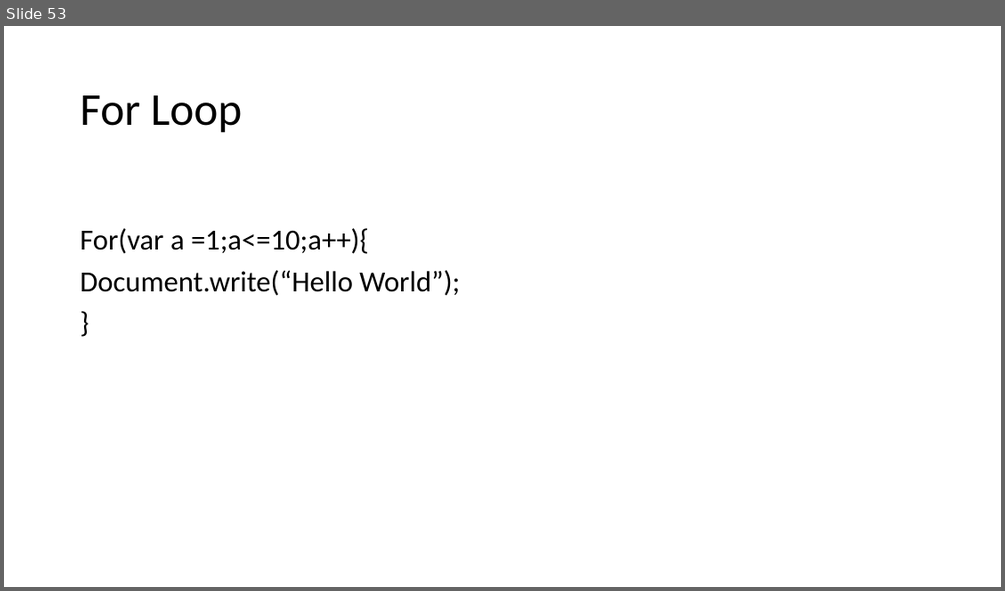
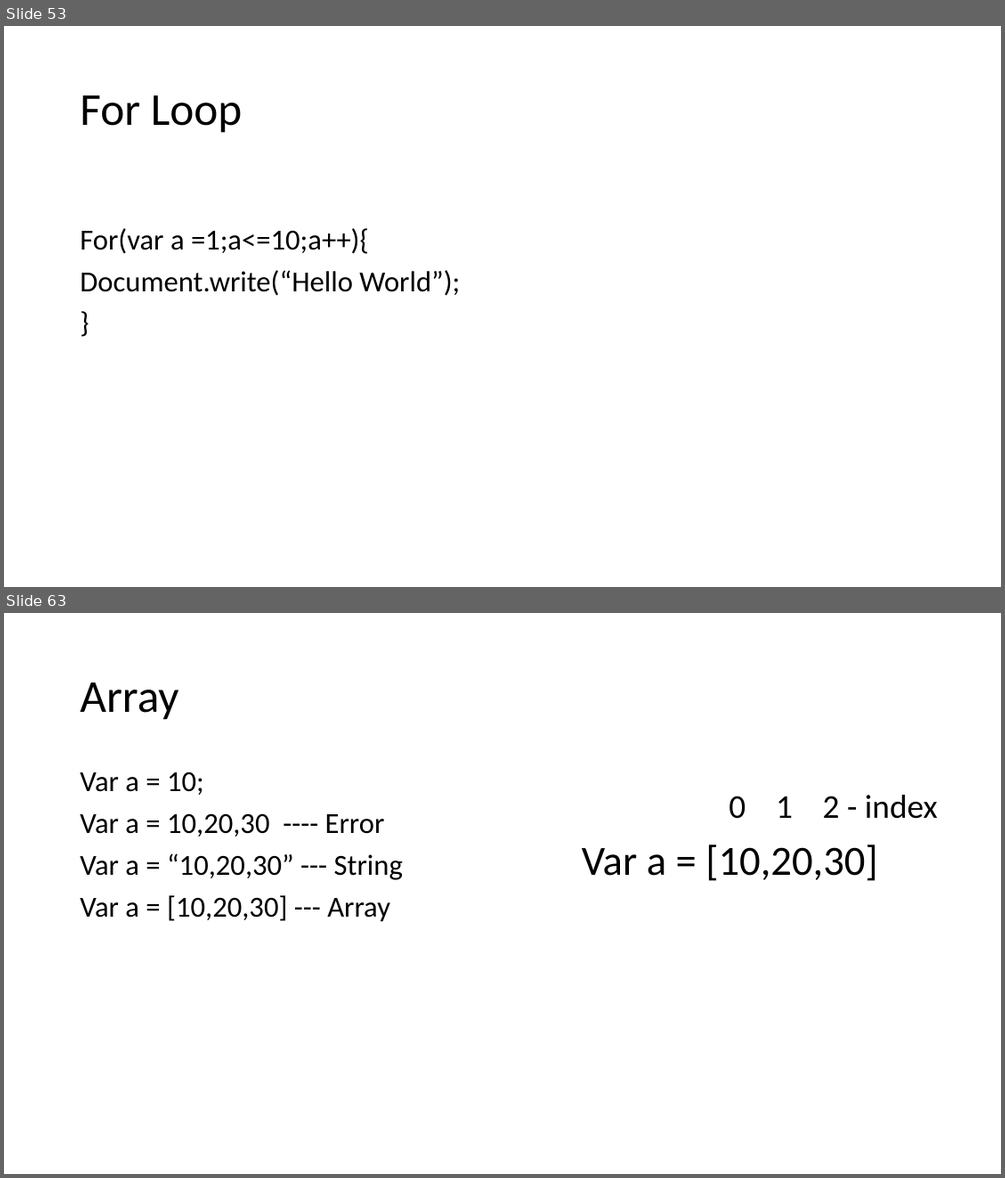
Before and after one commit to PiyushChaturvedii/Batch04, a slide deck: JavaScript.pptx. Shown one above the other, each under a label of ours: slide 53 before the commit, slides 53 and 63 after it; the slides between them are not shown. The pictures are 1005x591 and 1005x1178 pixels, drawn with LibreOffice and Linux fonts; fonts in the diff are those of the drawing. Boxes give left, top, right and bottom in pixels: in the first picture for what was removed or moved away, otherwise in the second. Text is boxed around its words. In the diff, an @@ line names an element or a change of style, - is before the commit and + after.

Commit message:
Array

```diff
--- a/JavaScript.pptx
+++ b/JavaScript.pptx
@@ slide 63 added at [4,613,1001,1174], background #FFFFFF @@
@@ title added at [80,682,178,720], 44 pt, text #000000 @@
+Array
@@ text added at [80,771,403,922], 28 pt, text #000000 @@
+Var a = 10;
+Var a = 10,20,30 ---- Error
+Var a = “10,20,30” --- String
+Var a = [10,20,30] --- Array
@@ text added at [728,795,938,819], 32 pt, text #000000 @@
+0 1 2 - index
@@ text added at [582,844,877,881], 40 pt, text #000000 @@
+Var a = [10,20,30]
```
Also in this commit, not shown: 11 other slides added, 7 other files.
